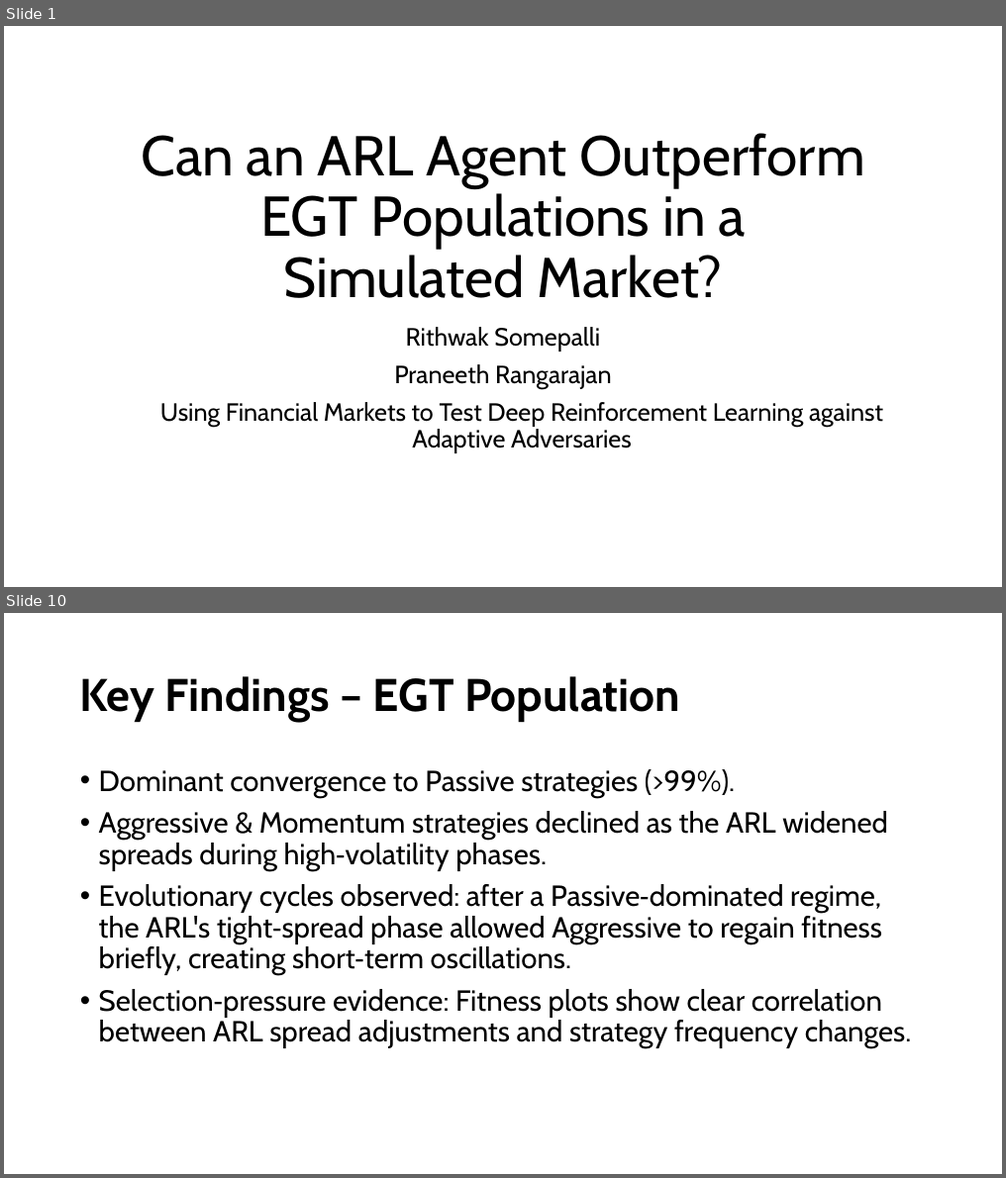
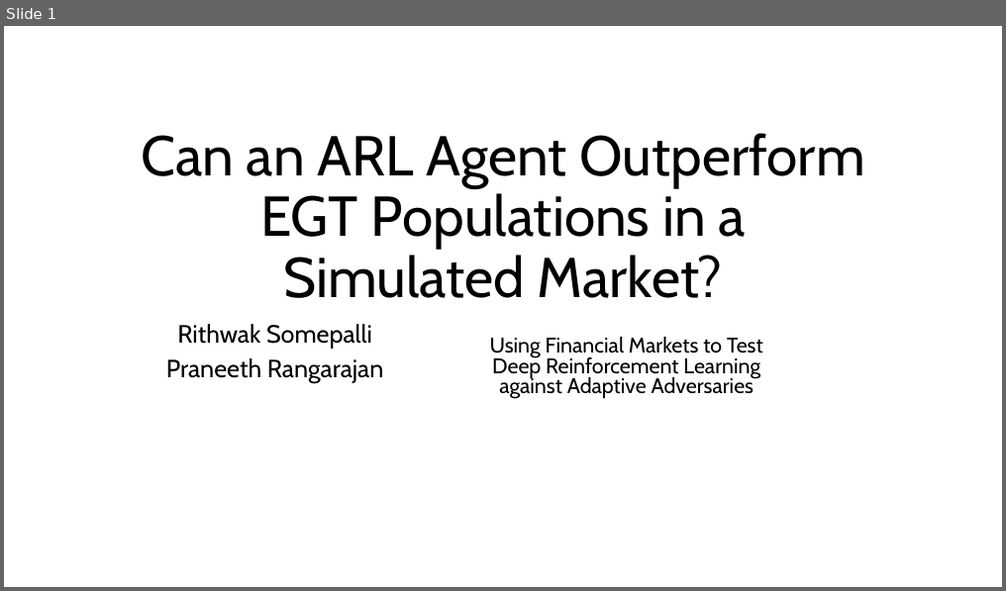
Before and after one commit to Srithwak/Coevolutionary_ARL_vs_EGT_agents_research, a slide deck: presentation.pptx. Shown one above the other, each under a label of ours: slides 1 and 10 before the commit, slide 1 after it; the slides between them are not shown. The pictures are 1006x1178 and 1006x591 pixels, drawn with LibreOffice and Linux fonts; fonts in the diff are those of the drawing. Boxes give left, top, right and bottom in pixels: in the first picture for what was removed or moved away, otherwise in the second. Text is boxed around its words. In the diff, an @@ line names an element or a change of style, - is before the commit and + after.

Commit message:
Pushing initial formatted ppt

```diff
--- a/presentation.pptx
+++ b/presentation.pptx
@@ slide 10 removed at (4, 613, 1002, 1174), background #FFFFFF @@
@@ title removed at (80, 676, 680, 722) @@
-Key Findings – EGT Population
@@ text removed at (99, 769, 912, 1050) @@
-• Dominant convergence to Passive strategies (>99%).
-• Aggressive & Momentum strategies declined as the ARL widened spreads during high‑volatility phases.
-• Evolutionary cycles observed: after a Passive‑dominated regime, the ARL's tight‑spread phase allowed Aggressive to regain fitness briefly, creating short‑term oscillations.
-• Selection‑pressure evidence: Fitness plots show clear correlation between ARL spread adjustments and strategy frequency changes.
@@ slide 1 changed as well @@
@@ subtitle "Rithwak Somepalli" at (166, 324, 383, 383): line spacing 0.9 to 0.8 @@
@@ text "Using Financial Markets to Test ...": place and size @@
-text "Using Financial Markets to Test ..." at (160, 402, 883, 454)
+text "Using Financial Markets to Test ..." at (490, 337, 763, 399)
@@ text "Using Financial Markets to Test ..." at (490, 337, 763, 399): size 24 to 20.4 pt; line spacing 0.9 to 0.8 @@
```
Also in this commit, not shown: 5 other slides changed, 10 slides added, 8 other slides removed.
